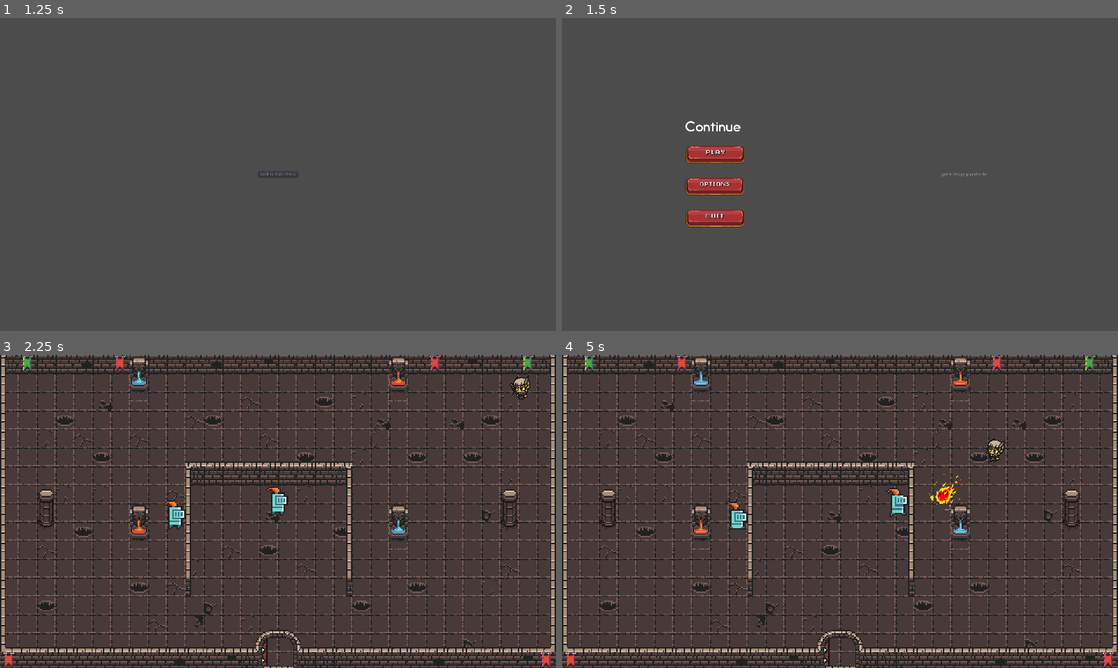
Above: before the commit, frames 1-4 (two rows, left to right).
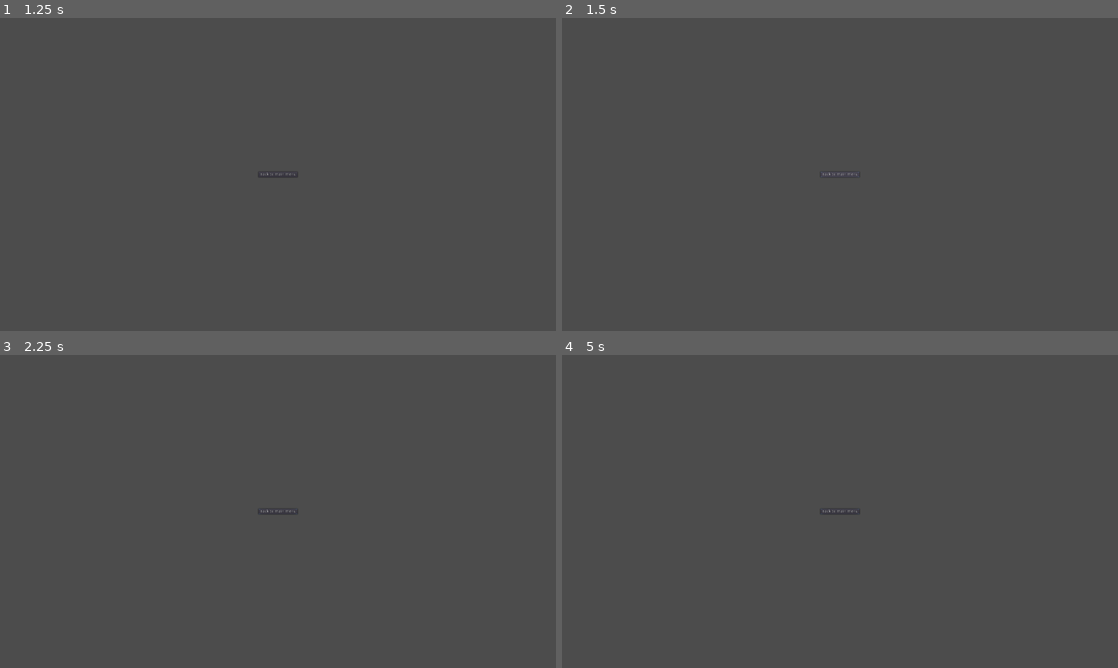
Above: after the commit, the same moments.

Repository: Thomas-Raveneau/SocialDungeons
Game: Godot game, scene res://Scenes/Menus/Settings/Settings.tscn
Same seed, same stepped clock (60 frames per second), same inputs: the game is played once before the commit and once after it. This scene is started directly instead of the project's main scene.
Inputs (mouse positions are in pixels of both pictures, inside the frame that each line leads up to):
- Up to frame 1 (1.25 s): tap Enter at 0.5 s; hold D (move_right) from 0.53 s (still down); tap Shift (action_dash) at 0.6 s
- Up to frame 2 (1.5 s): release D (move_right) at 1.25 s; click "Back to main menu" at 1.25 s
- Up to frame 3 (2.25 s): click (155, 492) at 2.02 s
- Up to frame 4 (5 s): hold S (move_down) 2.78-3.53 s; tap Shift (action_dash) at 2.85, 3.6, 4.35 s; hold D (move_right) 3.53-4.28 s; hold Z (move_up) from 4.28 s (still down)

Frame 1 is identical in both runs. In frame 2, 1.9% of the frame differs, in the area x 22-77%, y 32-67%; in frame 3, 29%; in frame 4, 30%, in the area x 0-100%, y 0-100%.

Commit message:
[MERGE]

Diff:
--- a/Scenes/Menus/Main/Main.gd
+++ b/Scenes/Menus/Main/Main.gd
@@ -15,6 +15,5 @@
 func _on_SettingsButton_pressed():
 	get_tree().change_scene(SETTINGS_MENU_SCENE)
 
-
 func _on_QuitButton_pressed() -> void:
 	get_tree().quit()
--- a/Scenes/Menus/Main/Main.tscn
+++ b/Scenes/Menus/Main/Main.tscn
@@ -8,10 +8,15 @@
 [ext_resource path="res://Scenes/Menus/Main/Assets/button-ui-quit1.png" type="Texture" id=6]
 [ext_resource path="res://Scenes/Menus/Main/Assets/button-ui-quit2.png" type="Texture" id=7]
 [ext_resource path="res://Scenes/Menus/Main/Assets/Button-ui-Options2.png" type="Texture" id=8]
+[ext_resource path="res://Scenes/Menus/Main/Assets/backgroundMenu.jpg" type="Texture" id=9]
 
 [node name="Main" type="MarginContainer"]
 anchor_right = 1.0
 anchor_bottom = 1.0
+margin_left = -98.895
+margin_top = -99.8883
+margin_right = 101.105
+margin_bottom = 96.1117
 custom_constants/margin_right = 100
 custom_constants/margin_top = 100
 custom_constants/margin_left = 100
@@ -21,23 +26,30 @@
 "_edit_use_anchors_": false
 }
 
+[node name="TextureRect" type="TextureRect" parent="."]
+margin_left = 100.0
+margin_top = 100.0
+margin_right = 2020.0
+margin_bottom = 1176.0
+texture = ExtResource( 9 )
+
 [node name="HBoxContainer" type="HBoxContainer" parent="."]
 margin_left = 100.0
 margin_top = 100.0
-margin_right = 1820.0
-margin_bottom = 980.0
+margin_right = 2020.0
+margin_bottom = 1176.0
 
 [node name="CenterContainerLeft" type="CenterContainer" parent="HBoxContainer"]
-margin_right = 858.0
-margin_bottom = 880.0
+margin_right = 958.0
+margin_bottom = 1076.0
 size_flags_horizontal = 3
 size_flags_vertical = 3
 
 [node name="VBoxContainer" type="VBoxContainer" parent="HBoxContainer/CenterContainerLeft"]
-margin_left = 326.0
-margin_top = 256.0
-margin_right = 532.0
-margin_bottom = 624.0
+margin_left = 376.0
+margin_top = 354.0
+margin_right = 582.0
+margin_bottom = 722.0
 size_flags_horizontal = 3
 size_flags_vertical = 3
 custom_constants/separation = 50
@@ -72,17 +84,17 @@
 texture_pressed = ExtResource( 7 )
 
 [node name="CenterContainerRight" type="CenterContainer" parent="HBoxContainer"]
-margin_left = 862.0
-margin_right = 1720.0
-margin_bottom = 880.0
+margin_left = 962.0
+margin_right = 1920.0
+margin_bottom = 1076.0
 size_flags_horizontal = 3
 size_flags_vertical = 3
 
 [node name="Image_Placeholder" type="Label" parent="HBoxContainer/CenterContainerRight"]
-margin_left = 348.0
-margin_top = 433.0
-margin_right = 509.0
-margin_bottom = 447.0
+margin_left = 398.0
+margin_top = 531.0
+margin_right = 559.0
+margin_bottom = 545.0
 text = "game_image_placeholder"
 
 [connection signal="pressed" from="HBoxContainer/CenterContainerLeft/VBoxContainer/ContinueButton" to="." method="_on_ContinueButton_pressed"]
Not shown: 1 places in Scenes/Menus/Main/Main.tscn that only renumber resources
